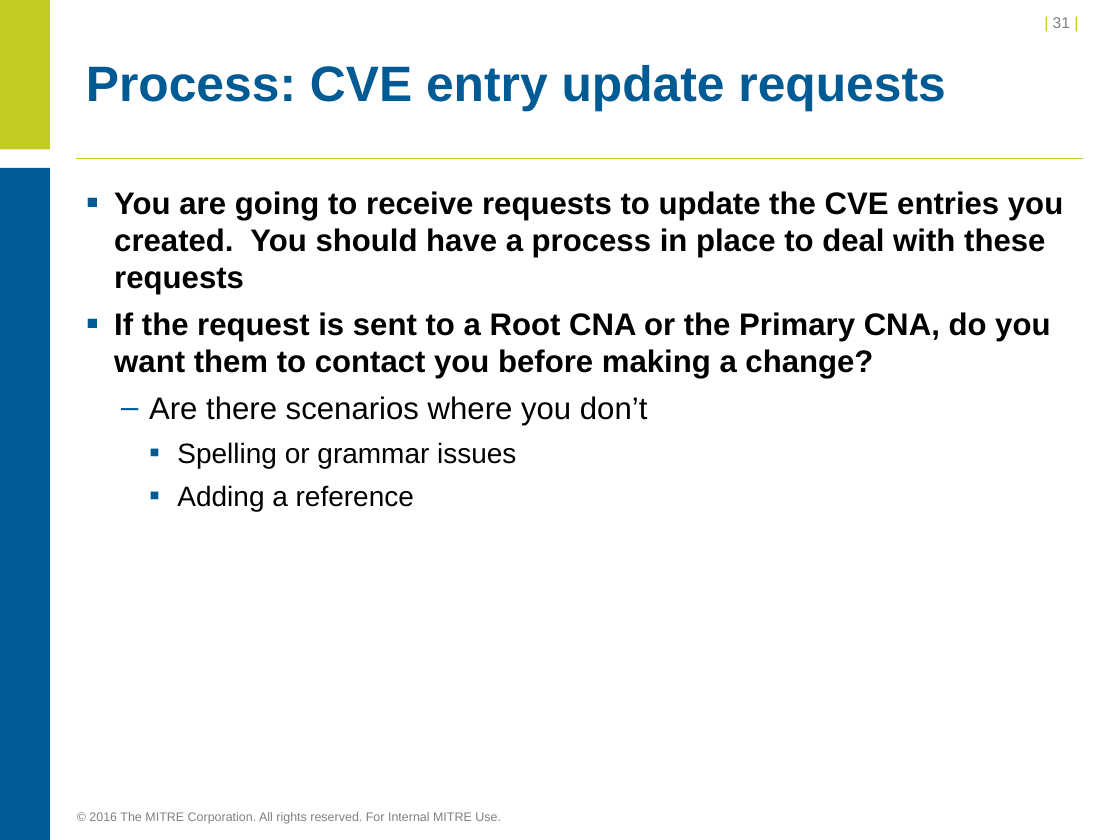
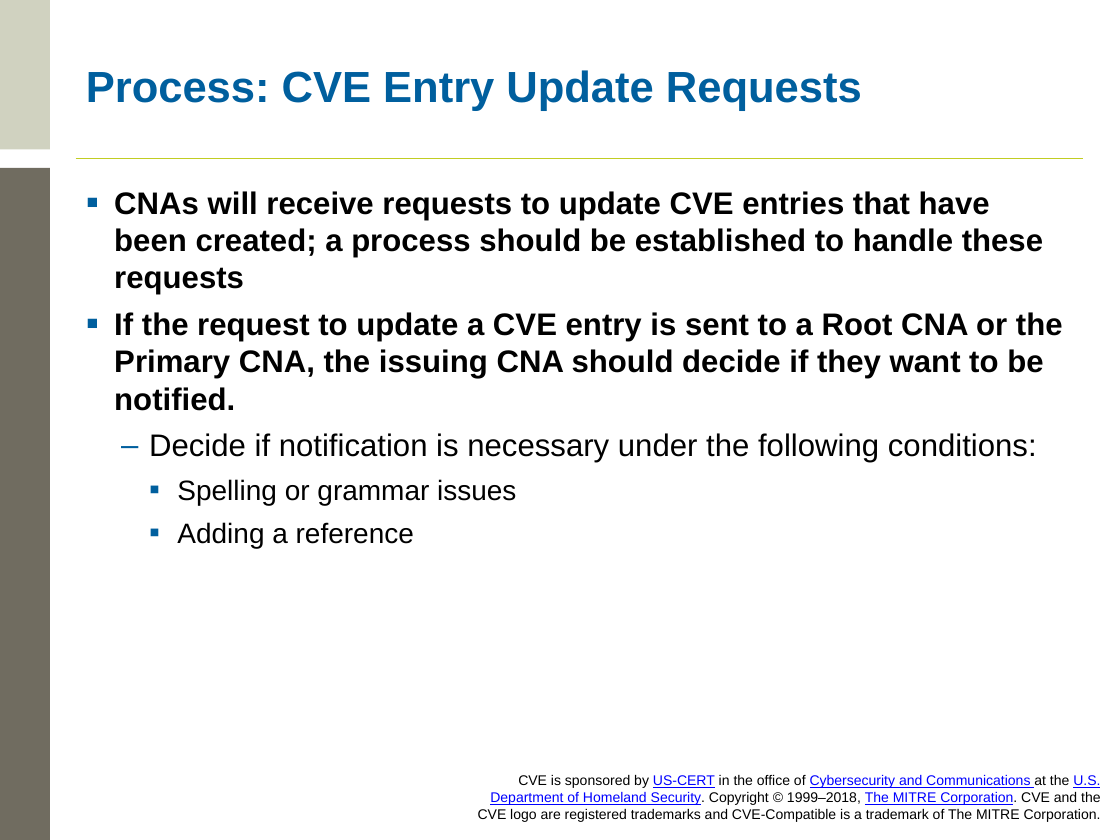
Before and after one commit to CVEProject/cveproject.github.io, a slide deck: slide 23 of cna/Becoming a CNA.pptx (slide 31 before the commit). Drawn at 1120x840 pixels with LibreOffice and Linux fonts; fonts in the diff are those of the drawing; background and template pictures are left out. Boxes give left, top, right and bottom in pixels: in the first picture for what was removed or moved away, otherwise in the second. Text is boxed around its words. In the diff, an @@ line names an element or a change of style, - is before the commit and + after.

```diff
--- a/cna/Becoming a CNA.pptx
+++ b/cna/Becoming a CNA.pptx
@@ rectangle at box(0, 0, 50, 149): fill #C1CD23 to #D0D2C0 @@
@@ page number removed at box(1053, 17, 1070, 28) @@
-| 31 |
@@ title at box(86, 70, 862, 111): text changed; size 32 to 28 pt; text colour #005B94 to #005F9E @@
-Process: CVE entry update requests
+Process: CVE Entry Update Requests
@@ rectangle at box(0, 168, 50, 840): fill #005B94 to #706C60 @@
@@ text at box(114, 191, 1063, 463): text changed @@
-▪ You are going to receive requests to update the CVE entries you created. You should have a process in place to deal with these requests
-▪ If the request is sent to a Root CNA or the Primary CNA, do you want them to contact you before making a change?
-  – Are there scenarios where you don’t
+▪ CNAs will receive requests to update CVE entries that have been created; a process should be established to handle these requests
+▪ If the request to update a CVE entry is sent to a Root CNA or the Primary CNA, the issuing CNA should decide if they want to be notified.
+  – Decide if notification is necessary under the following conditions:
@@ text at box(177, 479, 516, 548): bullet colour #005B94 to #005F9E @@
@@ text added at box(478, 775, 1101, 822), 9 pt, text #000000 @@
+CVE is sponsored by US-CERT in the office of Cybersecurity and Communications at the U.S. Department of Homeland Security. Copyright © 1999–2018, The MITRE Corporation. CVE and the CVE logo are registered trademarks and CVE-Compatible is a trademark of The MITRE Corporation.
@@ text removed at box(89, 812, 501, 824) @@
-© 2016 The MITRE Corporation. All rights reserved. For Internal MITRE Use.
```
Also in this commit, not shown: 36 other slides changed, 3 slides added, 1 slide removed.
